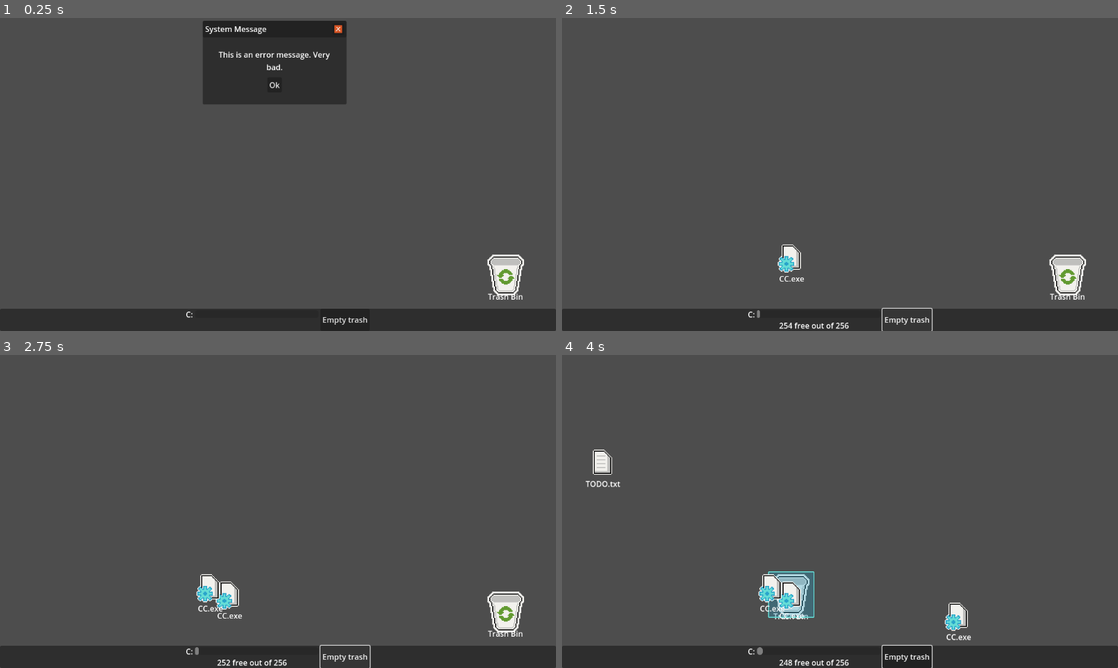
Above: before the commit, frames 1-4 (two rows, left to right).
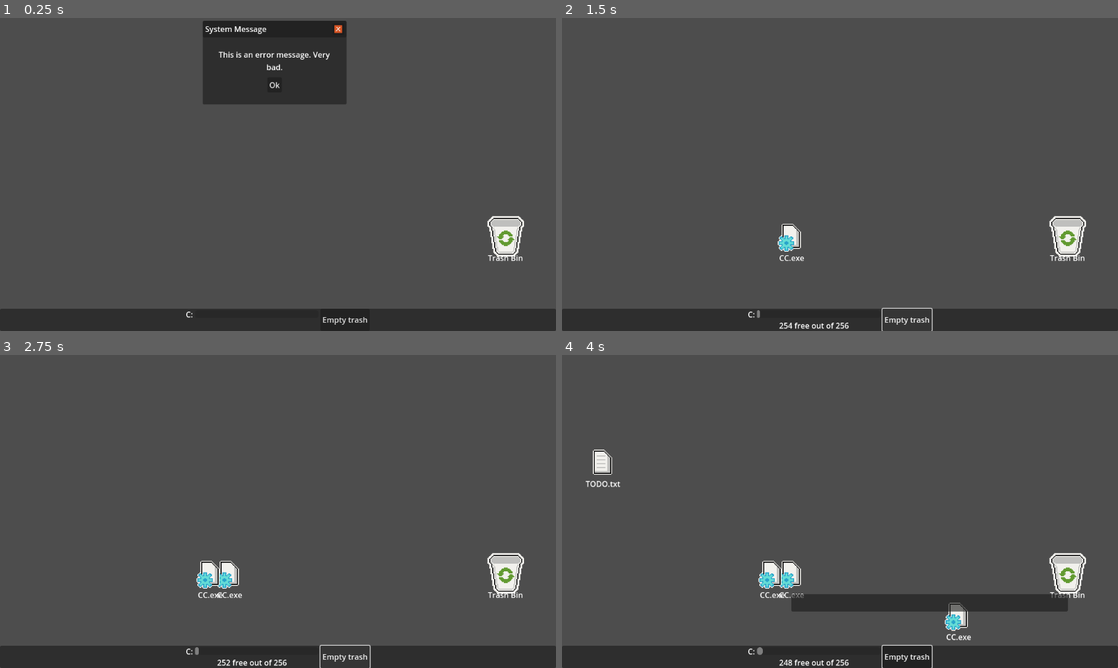
Above: after the commit, the same moments.

Repository: VileOar/ludum-dare-54
Game: Godot game, scene res://scenes/main.tscn
The game is run twice, just before and just after one commit, with the same random seed, the same clock (stepped at 60 frames per second) and the same inputs.
Inputs (mouse positions are in pixels of both pictures, inside the frame that each line leads up to):
- Up to frame 1 (0.25 s): no input
- Up to frame 2 (1.5 s): click "Ok" at 0.5 s; click "Empty trash" at 1.25 s
- Up to frame 3 (2.75 s): click "Empty trash" at 2 s
- Up to frame 4 (4 s): click "Empty trash" at 2.75 s; tap Enter at 3.5 s; drag from (1067, 611) to (789, 592) at 3.52 s

The runs differ from the first frame. In frame 1, 1.4% of the frame differs, in the area x 87-95%, y 63-90%; in frame 2, 2.0%; in frame 3, 2.4%; in frame 4, 4.8%, in the area x 35-95%, y 63-85%.

Commit message:
refactor corrupted file increase spawn rate; add speed to files

Diff:
--- a/scenes/files/corrupted_file.tscn
+++ b/scenes/files/corrupted_file.tscn
@@ -8,9 +8,3 @@
 
 [node name="Label" parent="." index="2"]
 text = "Carlos Costa.exe"
-
-[node name="IncreaseSpawnTimer" type="Timer" parent="." index="4"]
-wait_time = 3.0
-one_shot = true
-
-[connection signal="timeout" from="IncreaseSpawnTimer" to="." method="_on_increase_spawn_timer_timeout"]
--- a/scenes/spawner.tscn
+++ b/scenes/spawner.tscn
@@ -9,4 +9,7 @@
 one_shot = true
 autostart = true
 
+[node name="SpawnRateTimer" type="Timer" parent="."]
+
 [connection signal="timeout" from="SpawnTimer" to="." method="_on_spawn_timer_timeout"]
+[connection signal="timeout" from="SpawnRateTimer" to="." method="_on_spawn_rate_timer_timeout"]
--- a/scripts/autoloads/global.gd
+++ b/scripts/autoloads/global.gd
@@ -14,6 +14,9 @@
 #	ADD_POPUP_EXE, ## spawns an add popup
 	# TODO: add more as needed
 }
+
+## should only be set by desktop
+var bounds_rect : Rect2
 
 
 
--- a/scripts/corrupted_file.gd
+++ b/scripts/corrupted_file.gd
@@ -3,25 +3,19 @@
 
 const EXPLODE_QUANTITY = 10
 
-@onready var increase_spawn_timer = $IncreaseSpawnTimer
 var type : Global.FileTypes
 
 func delete():
-	hide()
 	match type:
 		Global.FileTypes.INCREASE_SPAWN_EXE:
 			increase_spawn_rate()
 		Global.FileTypes.CORRUPTED_FOLDER:
 			explode_files()
+	queue_free()
 
 ## Increase Spawn
 func increase_spawn_rate():
 	SignalManager.change_spawn_time.emit(0.2)
-	increase_spawn_timer.start()
-
-func _on_increase_spawn_timer_timeout():
-	SignalManager.change_spawn_time.emit(1)
-	queue_free()
 
 ## Explode Files
 func explode_files():
--- a/scripts/draggable_file.gd
+++ b/scripts/draggable_file.gd
@@ -21,6 +21,10 @@
 ## default file size
 @export var file_size := 5
 
+@export var move_dir := Vector2.ONE
+@export var speed := 0.0
+@export var drag := 6.0
+
 # Called when the node enters the scene tree for the first time.
 func _ready():
 	SignalManager.file_created.emit(self)
@@ -38,6 +42,16 @@
 		position = get_global_mouse_position() + mouse_offset
 		position.x = clamp(position.x, -xx, xx)
 		position.y = clamp(position.y, -yy, yy)
+	else:
+		position += speed * move_dir * delta
+		speed = move_toward(speed, 0.0, drag)
+
+		if position.x < Global.bounds_rect.position.x or position.x > Global.bounds_rect.end.x:
+			position.x = clamp(position.x, Global.bounds_rect.position.x, Global.bounds_rect.end.x)
+			move_dir.x = -move_dir.x
+		if position.y < Global.bounds_rect.position.y or position.y > Global.bounds_rect.end.y:
+			position.y = clamp(position.y, Global.bounds_rect.position.y, Global.bounds_rect.end.y)
+			move_dir.y = -move_dir.y
 
 
 func _on_color_rect_gui_input(event):
--- a/scripts/systems/desktop.gd
+++ b/scripts/systems/desktop.gd
@@ -14,6 +14,7 @@
 
 func _ready():
 	SignalManager.new_file.connect(_on_new_file)
+	Global.bounds_rect = Rect2(_bounds_rect.position, _bounds_rect.size)
 
 
 func _on_new_file(file_type):
@@ -36,6 +37,8 @@
 	_create_file(new_file, file_pos, properties)
 
 
+func _on_explode_files(origin_point : Vector2):
+	pass
 
 
 # --- || INTERNAL || ---
@@ -52,10 +55,8 @@
 
 ## return a position within desktop bounds
 func _get_position_within_bounds():
-	# TODO: restruct size, because files must not spawn in toolbar space for instance
-	var rect = Rect2(_bounds_rect.position, _bounds_rect.size)
-	var xx = randf_range(-rect.size.x/2, rect.size.x/2)
-	var yy = randf_range(-rect.size.y/2, rect.size.y/2)
+	var xx = randf_range(-_bounds_rect.size.x/2, _bounds_rect.size.x/2)
+	var yy = randf_range(-_bounds_rect.size.y/2, _bounds_rect.size.y/2)
 	var pos = Vector2(xx, yy)
 
 	return pos
--- a/scripts/systems/file_spawner.gd
+++ b/scripts/systems/file_spawner.gd
@@ -2,6 +2,7 @@
 
 
 @onready var spawn_timer = $SpawnTimer
+@onready var spawn_rate_timer = $SpawnRateTimer
 
 func _ready():
 	SignalManager.change_spawn_time.connect(change_spawn_time)
@@ -29,9 +30,15 @@
 
 func change_spawn_time(time):
 	spawn_time = time
+	spawn_rate_timer.start(3.0)
+
 
 func create_files(quantity):
 	var values = Global.FileTypes.values()
 	for i in range(quantity):
 		var type = values[randi() % values.size()]
 		SignalManager.new_file.emit(type)
+
+
+func _on_spawn_rate_timer_timeout():
+	spawn_time = 1.0
